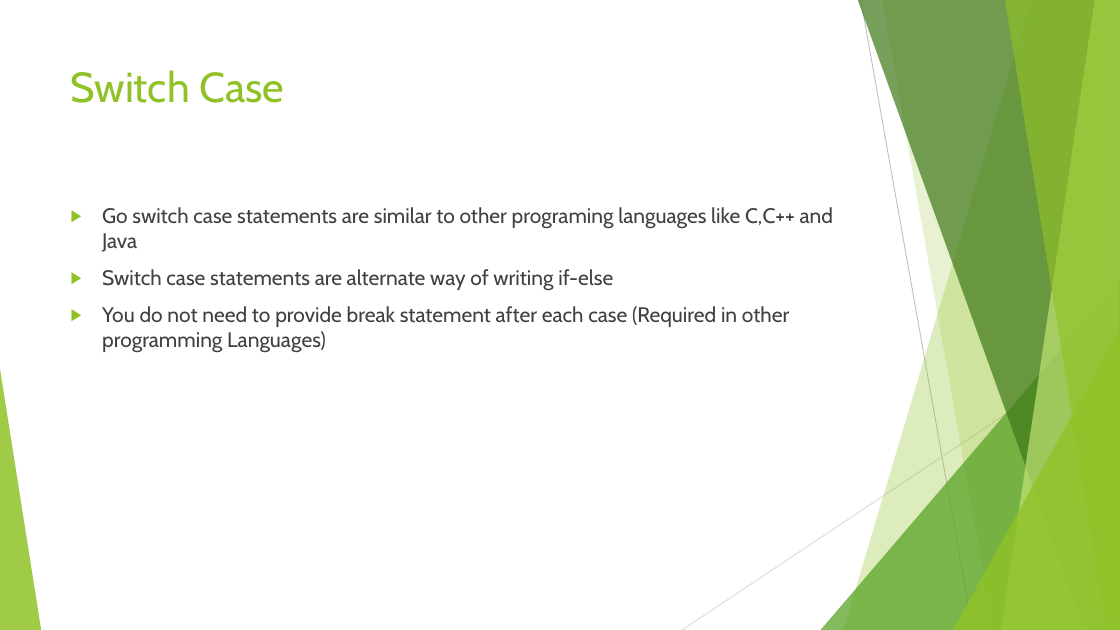
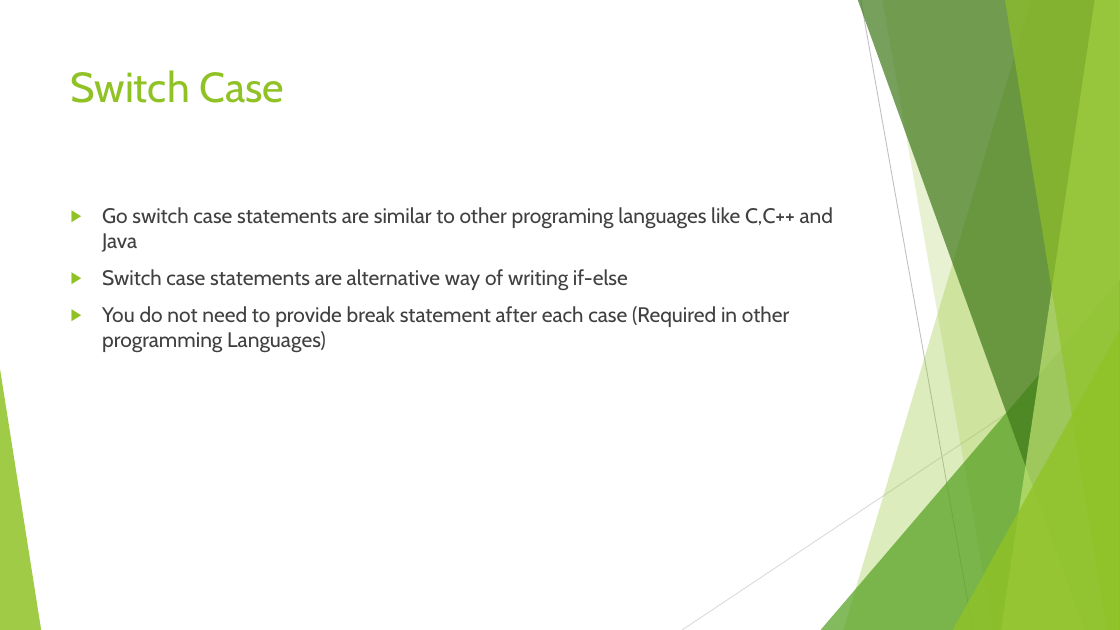
Before and after one commit to vivekdubeydeveloper/goquickstart, a slide deck: slide 18 of goquickstart.pptx. Drawn at 1120x630 pixels with LibreOffice and Linux fonts; fonts in the diff are those of the drawing. Boxes give left, top, right and bottom in pixels: in the first picture for what was removed or moved away, otherwise in the second. Text is boxed around its words. In the diff, an @@ line names an element or a change of style, - is before the commit and + after.

```diff
--- a/goquickstart.pptx
+++ b/goquickstart.pptx
@@ text at box(102, 269, 628, 290): text changed @@
-▶ Switch case statements are alternate way of writing if-else
+▶ Switch case statements are alternative way of writing if-else
```
Also in this commit, not shown: 7 other slides changed.
